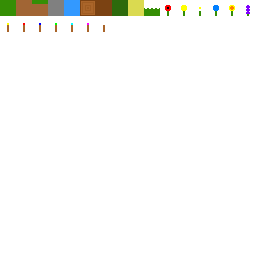
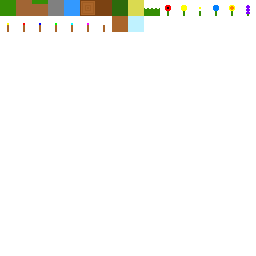
Two versions of the same layered image (256 × 256). Layer-by-layer changes:
added layer "Glass" (25%) above "Background" over [128, 16, 144, 32]
painted on "Background" over [112, 16, 144, 32]
